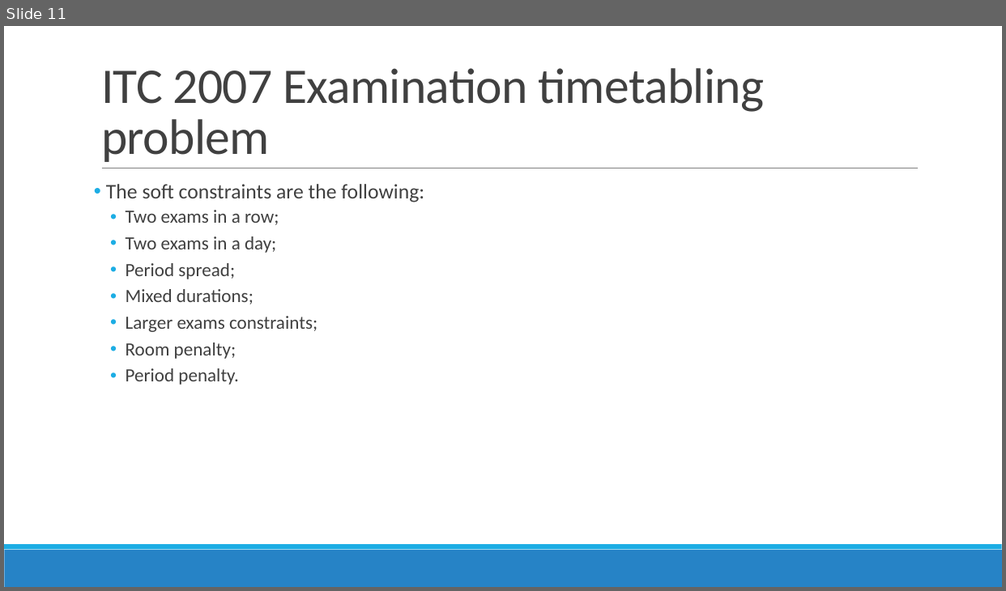
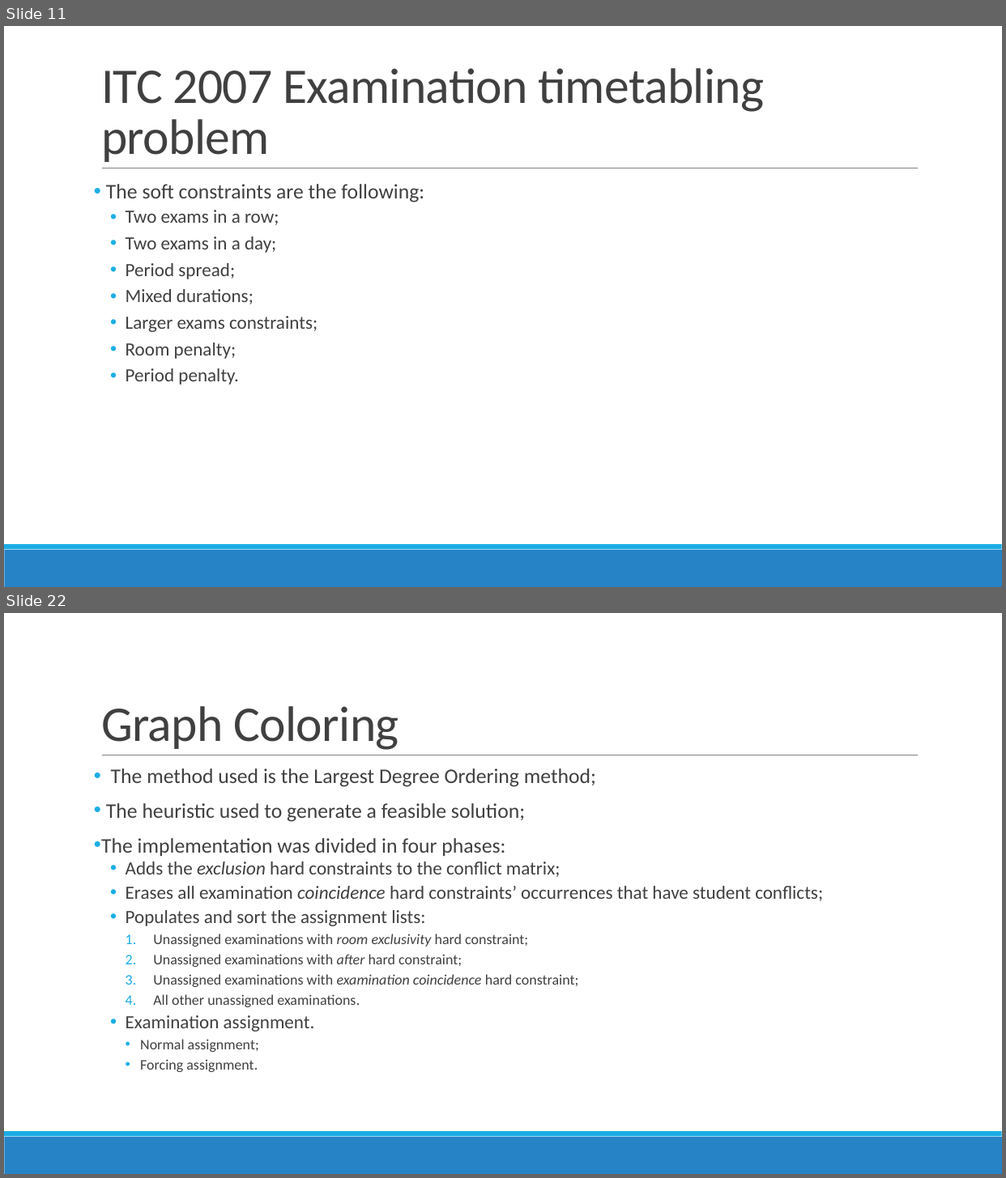
Before and after one commit to devilsdante/isel-examtimetabling-2014-2015, a slide deck: doc/Apresentação Oral/Examination Timetabling Automation using Hybrid Meta-heuristics.pptx. Shown one above the other, each under a label of ours: slide 11 before the commit, slides 11 and 22 after it; the slides between them are not shown. The pictures are 1006x591 and 1006x1178 pixels, drawn with LibreOffice and Linux fonts; fonts in the diff are those of the drawing. Boxes give left, top, right and bottom in pixels: in the first picture for what was removed or moved away, otherwise in the second. Text is boxed around its words. In the diff, an @@ line names an element or a change of style, - is before the commit and + after.

```diff
--- a/doc/Apresentação Oral/Examination Timetabling Automation using Hybrid Meta-heuristics.pptx
+++ b/doc/Apresentação Oral/Examination Timetabling Automation using Hybrid Meta-heuristics.pptx
@@ slide 22 added at bbox=[4, 613, 1002, 1174], background #FFFFFF; not listed: 3 template elements that a slide beside it also shows @@
@@ title added at bbox=[101, 706, 398, 750], 48 pt, text #404040 @@
+Graph Coloring
@@ text added at bbox=[101, 769, 823, 1072], 14 pt, text #404040 @@
+• The method used is the Largest Degree Ordering method;
+• The heuristic used to generate a feasible solution;
+• The implementation was divided in four phases:
+  • Adds the exclusion hard constraints to the conflict matrix;
+  • Erases all examination coincidence hard constraints’ occurrences that have student conflicts;
+  • Populates and sort the assignment lists:
+    1. Unassigned examinations with room exclusivity hard constraint;
+    2. Unassigned examinations with after hard constraint;
+    3. Unassigned examinations with examination coincidence hard constraint;
+    4. All other unassigned examinations.
+  • Examination assignment.
+    • Normal assignment;
+    • Forcing assignment.
```
Also in this commit, not shown: 1 slide changed, 10 other slides added, 1 slide removed, 1 other file.
